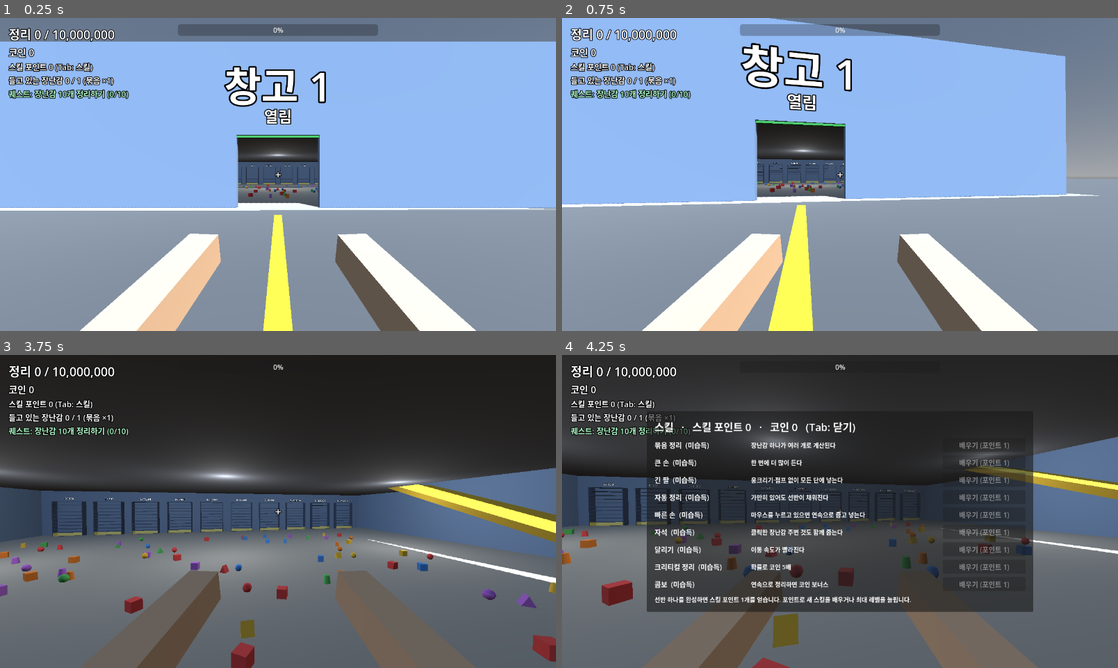
Above: before the commit, frames 1-4 (two rows, left to right).
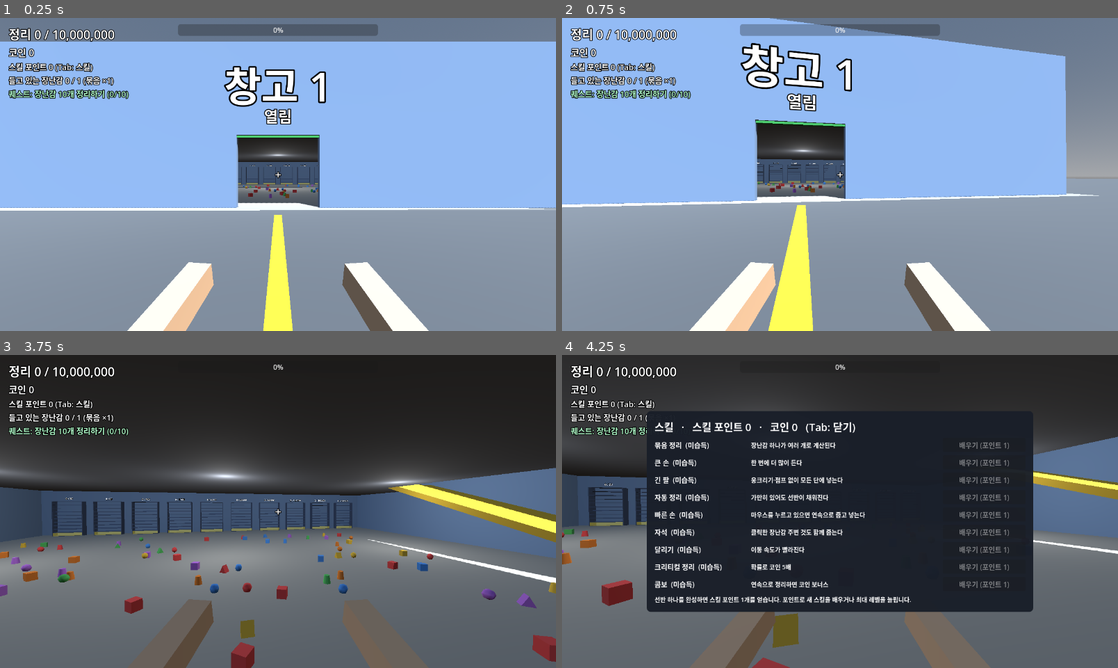
Above: after the commit, the same moments.

Repository: ohjunseon/game_221
Game: Godot game, scene res://scenes/main.tscn
Same seed, same stepped clock (60 frames per second), same inputs: the game is played once before the commit and once after it.
Inputs (mouse positions are in pixels of both pictures, inside the frame that each line leads up to):
- Up to frame 1 (0.25 s): no input
- Up to frame 2 (0.75 s): tap Enter at 0.5 s; move the mouse to (867, 174) at 0.52 s; hold W (move_forward) from 0.53 s (still down); hold Shift (crouch) from 0.53 s (still down); click (867, 174) at 0.67 s
- Up to frame 3 (3.75 s): keep holding W (move_forward); tap Space (jump) at 0.77, 1.52, 3.02 s; move the mouse to (250, 511) at 1.27 s; release Shift (crouch) at 1.28 s; tap Shift (crouch) at 1.35, 2.85 s; move the mouse to (289, 505) at 2.02 s; hold Shift (crouch) 2.03-2.78 s; move the mouse to (272, 517) at 2.77 s; click (272, 517) at 2.92 s; move the mouse to (316, 514) at 3.52 s; hold Shift (crouch) from 3.53 s (still down)
- Up to frame 4 (4.25 s): keep holding W (move_forward); keep holding Shift (crouch); tap Space (jump) at 3.77 s; tap Tab (menu) at 4.15 s

The runs differ from the first frame. In frame 1, 7.1% of the frame differs, in the area x 14-86%, y 46-100%; in frame 2, 7.1%; in frame 3, 2.8%; in frame 4, 19%, in the area x 7-85%, y 18-100%.

Commit message:
Tune balance, add simulation and capture tests, polish visuals
- Shelf capacities now start small (20, 80, 400...) so the first skill
  point arrives within minutes; skill costs and outputs retuned
- Balance simulation estimates milestone times for a nonstop player
- Capture scene saves screenshots of key views for visual checks
- Smaller arms, colored completion particles, opaque skill menu
- Update progress notes and project guide

Co-Authored-By: Claude Fable 5.2 <noreply@anthropic.com>

Diff:
--- a/scripts/autoload/game_state.gd
+++ b/scripts/autoload/game_state.gd
@@ -8,7 +8,7 @@
 const SHELF_TIERS := 10
 ## 층 하나의 선반 10개 용량. 합계 1,250,000 (8개 층 = 1,000만)
 const SHELF_CAPACITIES: Array[int] = [
-	100, 400, 1500, 5000, 15000, 40000, 90000, 180000, 330000, 588000,
+	20, 80, 400, 1500, 6000, 20000, 60000, 162000, 400000, 600000,
 ]
 ## 누적 정리 수 -> 개방되는 창고 번호
 const UNLOCK_THRESHOLDS := {
--- a/scripts/entities/player.gd
+++ b/scripts/entities/player.gd
@@ -12,7 +12,7 @@
 ## 1: 바닥·선반·문, 2: 장난감
 const RAY_MASK := 3
 const COMBO_WINDOW := 3.0
-const ARM_REST := Vector3(0.28, -0.3, -0.45)
+const ARM_REST := Vector3(0.32, -0.42, -0.55)
 
 const ACTIONS := {
 	"move_forward": KEY_W,
@@ -265,7 +265,7 @@
 	var skin := StandardMaterial3D.new()
 	skin.albedo_color = Color(0.95, 0.78, 0.62)
 	var arm_mesh := BoxMesh.new()
-	arm_mesh.size = Vector3(0.1, 0.1, 0.5)
+	arm_mesh.size = Vector3(0.09, 0.09, 0.45)
 	for side: float in [-1.0, 1.0]:
 		var arm := MeshInstance3D.new()
 		arm.mesh = arm_mesh
--- a/scripts/entities/shelf.gd
+++ b/scripts/entities/shelf.gd
@@ -140,6 +140,10 @@
 	var mesh := BoxMesh.new()
 	mesh.size = Vector3.ONE * 0.08
 	particles.mesh = mesh
+	var spark := StandardMaterial3D.new()
+	spark.albedo_color = Color(1.0, 0.85, 0.2)
+	spark.shading_mode = BaseMaterial3D.SHADING_MODE_UNSHADED
+	particles.material_override = spark
 	particles.one_shot = true
 	particles.amount = 48
 	particles.lifetime = 1.2
--- a/scripts/systems/skills.gd
+++ b/scripts/systems/skills.gd
@@ -14,13 +14,13 @@
 ]
 
 const DEFS := {
-	"bundle": {"name": "묶음 정리", "desc": "장난감 하나가 여러 개로 계산된다", "base": 60, "growth": 1.6},
-	"big_hands": {"name": "큰 손", "desc": "한 번에 더 많이 든다", "base": 40, "growth": 1.5},
+	"bundle": {"name": "묶음 정리", "desc": "장난감 하나가 여러 개로 계산된다", "base": 30, "growth": 2.0},
+	"big_hands": {"name": "큰 손", "desc": "한 번에 더 많이 든다", "base": 20, "growth": 1.8},
 	"long_arm": {"name": "긴 팔", "desc": "웅크리기·점프 없이 모든 단에 넣는다", "base": 150, "growth": 1.8},
-	"auto_sort": {"name": "자동 정리", "desc": "가만히 있어도 선반이 채워진다", "base": 300, "growth": 1.55},
+	"auto_sort": {"name": "자동 정리", "desc": "가만히 있어도 선반이 채워진다", "base": 200, "growth": 2.0},
 	"quick_hands": {"name": "빠른 손", "desc": "마우스를 누르고 있으면 연속으로 줍고 넣는다", "base": 80, "growth": 1.5},
-	"magnet": {"name": "자석", "desc": "클릭한 장난감 주변 것도 함께 줍는다", "base": 100, "growth": 1.5},
-	"sprint": {"name": "달리기", "desc": "이동 속도가 빨라진다", "base": 50, "growth": 1.5},
+	"magnet": {"name": "자석", "desc": "클릭한 장난감 주변 것도 함께 줍는다", "base": 100, "growth": 1.7},
+	"sprint": {"name": "달리기", "desc": "이동 속도가 빨라진다", "base": 50, "growth": 1.7},
 	"critical": {"name": "크리티컬 정리", "desc": "확률로 코인 5배", "base": 120, "growth": 1.6},
 	"combo": {"name": "콤보", "desc": "연속으로 정리하면 코인 보너스", "base": 120, "growth": 1.6},
 }
@@ -31,19 +31,25 @@
 	return int(DEFS[id]["base"] * pow(DEFS[id]["growth"], level - 1))
 
 
+## 초반에는 레벨당 +1, 이후에는 1.25배씩
 static func bundle(level: int) -> int:
-	return int(round(pow(1.5, level)))
+	return maxi(level + 1, int(round(pow(1.25, level))))
 
 
 static func carry(level: int) -> int:
-	return 1 + 2 * level
+	return 1 + level
 
 
 ## 초당 자동 정리 개수
 static func auto_rate(auto_level: int, bundle_level: int) -> float:
+	return auto_base(auto_level) * bundle(bundle_level)
+
+
+## 묶음을 곱하기 전의 초당 자동 정리 개수
+static func auto_base(auto_level: int) -> float:
 	if auto_level <= 0:
 		return 0.0
-	return pow(1.4, auto_level - 1) * bundle(bundle_level)
+	return 0.5 * pow(1.25, auto_level - 1)
 
 
 ## 누르고 있을 때 반복 간격(초). 0이면 반복 없음
@@ -95,7 +101,7 @@
 		"long_arm":
 			return "자세 무관, 팔 길이 %.1fm" % reach(level) if level > 0 else "자세 필요"
 		"auto_sort":
-			return "기본 초당 %.1f개 × 묶음" % pow(1.4, level - 1) if level > 0 else "없음"
+			return "기본 초당 %.1f개 × 묶음" % auto_base(level) if level > 0 else "없음"
 		"quick_hands":
 			return "%.2f초마다 반복" % repeat_interval(level) if level > 0 else "클릭만"
 		"magnet":
--- a/scripts/ui/hud.gd
+++ b/scripts/ui/hud.gd
@@ -142,6 +142,10 @@
 	_menu.set_anchors_preset(Control.PRESET_CENTER)
 	_menu.grow_horizontal = Control.GROW_DIRECTION_BOTH
 	_menu.grow_vertical = Control.GROW_DIRECTION_BOTH
+	var background := StyleBoxFlat.new()
+	background.bg_color = Color(0.1, 0.12, 0.16, 0.97)
+	background.set_corner_radius_all(10)
+	_menu.add_theme_stylebox_override("panel", background)
 	add_child(_menu)
 
 	var margin := MarginContainer.new()
--- /dev/null
+++ b/tests/balance.tscn
@@ -0,0 +1,6 @@
+[gd_scene load_steps=2 format=3]
+
+[ext_resource type="Script" path="res://tests/balance_sim.gd" id="1_balance"]
+
+[node name="Balance" type="Node"]
+script = ExtResource("1_balance")
--- /dev/null
+++ b/tests/balance_sim.gd
@@ -0,0 +1,161 @@
+extends Node
+## 밸런스 시뮬레이션: 계속 플레이하는 가상의 플레이어가 각 목표에 도달하는 시간을 추정한다.
+## 실제 조작 대신 Skills의 공식과 단순한 이동·클릭 시간 모델을 쓴다.
+## 실행: <godot> --headless --path . res://tests/balance.tscn
+
+const MAX_SECONDS := 60 * 3600
+const WALK_SECONDS := 3.5
+const CLICK_SECONDS := 0.5
+const POSTURE_SECONDS := 0.6
+const MILESTONES: Array[int] = [100, 1000, 5000, 10000, 100000, 1000000, 5000000, 10000000]
+const LEARN_ORDER: Array[String] = [
+	"bundle", "big_hands", "auto_sort", "long_arm", "magnet",
+	"quick_hands", "sprint", "critical", "combo",
+]
+## 한계 돌파에 포인트를 쓸 가치가 있는 스킬
+const BREAK_ORDER: Array[String] = ["bundle", "auto_sort", "big_hands", "magnet"]
+
+var _levels: Dictionary = {}
+var _caps: Dictionary = {}
+var _points: int = 0
+var _coins: float = 0.0
+var _total: int = 0
+var _stored: Dictionary = {}
+var _unlocked: Array[int] = [1]
+
+
+func _ready() -> void:
+	SaveManager.enabled = false
+	var next_milestone := 0
+	var carry_over := 0.0
+	var second := 0
+	while second < MAX_SECONDS and _total < GameState.TOTAL_TOYS:
+		second += 1
+		var manual := _manual_rate()
+		var auto := Skills.auto_rate(_level("auto_sort"), _level("bundle"))
+		carry_over += manual + auto
+		var amount := int(carry_over)
+		carry_over -= amount
+		var stored := _store(amount)
+		var manual_share := manual / maxf(manual + auto, 0.0001)
+		_coins += stored * (manual_share * _manual_coin_mult() + (1.0 - manual_share))
+		_spend()
+		while next_milestone < MILESTONES.size() and _total >= MILESTONES[next_milestone]:
+			print("%10s개: %s  (수동 %.1f/s, 자동 %.1f/s, 묶음 Lv%d, 자동 Lv%d)" % [
+				Skills.fmt(MILESTONES[next_milestone]), _clock(second), manual, auto,
+				_level("bundle"), _level("auto_sort"),
+			])
+			next_milestone += 1
+	if _total < GameState.TOTAL_TOYS:
+		print("미완료: %s 시점에 %s개" % [_clock(second), Skills.fmt(_total)])
+	print("BALANCE DONE")
+	get_tree().quit(0)
+
+
+func _level(id: String) -> int:
+	return int(_levels.get(id, 0))
+
+
+## 한 번 왕복(줍기 → 걷기 → 넣기)으로 정리하는 초당 개수
+func _manual_rate() -> float:
+	var carry := Skills.carry(_level("big_hands"))
+	var click := CLICK_SECONDS
+	var interval := Skills.repeat_interval(_level("quick_hands"))
+	if interval > 0.0:
+		click = interval
+	var picks := ceilf(float(carry) / (1.0 + _level("magnet")))
+	var cycle := WALK_SECONDS / Skills.speed_mult(_level("sprint")) + picks * click + click
+	if _level("long_arm") <= 0:
+		cycle += POSTURE_SECONDS
+	return carry * Skills.bundle(_level("bundle")) / cycle
+
+
+func _manual_coin_mult() -> float:
+	var crit := Skills.crit_chance(_level("critical")) * (Skills.CRIT_MULTIPLIER - 1.0)
+	var combo := Skills.MAX_COMBO * 0.5 * Skills.combo_step(_level("combo"))
+	return (1.0 + crit) * (1.0 + combo)
+
+
+## 열려 있는 층의 선반 중 가장 작은 것부터 채운다.
+func _store(amount: int) -> int:
+	var remaining := amount
+	while remaining > 0:
+		var best_key := ""
+		var best_space := 0
+		var best_capacity := 0
+		for warehouse_id in _unlocked:
+			for floor_index in GameState.FLOORS_PER_WAREHOUSE:
+				if floor_index == 1 and not _floor_done(warehouse_id, 0):
+					continue
+				for shelf_index in GameState.SHELVES_PER_FLOOR:
+					var key := GameState.shelf_key(warehouse_id, floor_index, shelf_index)
+					var capacity := GameState.SHELF_CAPACITIES[shelf_index]
+					var space := capacity - int(_stored.get(key, 0))
+					if space > 0 and (best_key == "" or capacity < best_capacity):
+						best_key = key
+						best_space = space
+						best_capacity = capacity
+		if best_key == "":
+			break
+		var put := mini(remaining, best_space)
+		_stored[best_key] = int(_stored.get(best_key, 0)) + put
+		remaining -= put
+		_total += put
+		if put == best_space:
+			_points += 1
+		for threshold: int in GameState.UNLOCK_THRESHOLDS:
+			var warehouse_id: int = GameState.UNLOCK_THRESHOLDS[threshold]
+			if _total >= threshold and warehouse_id not in _unlocked:
+				_unlocked.append(warehouse_id)
+	return amount - remaining
+
+
+func _floor_done(warehouse_id: int, floor_index: int) -> bool:
+	for shelf_index in GameState.SHELVES_PER_FLOOR:
+		var key := GameState.shelf_key(warehouse_id, floor_index, shelf_index)
+		if int(_stored.get(key, 0)) < GameState.SHELF_CAPACITIES[shelf_index]:
+			return false
+	return true
+
+
+## 포인트는 새 스킬 → 한계 돌파 순으로, 코인은 가장 싼 강화부터 쓴다.
+func _spend() -> void:
+	while _points > 0:
+		var spent := false
+		for id in LEARN_ORDER:
+			if _level(id) <= 0:
+				_levels[id] = 1
+				_caps[id] = Skills.CAP_PER_POINT
+				_points -= 1
+				spent = true
+				break
+		if spent:
+			continue
+		for id in BREAK_ORDER:
+			if _level(id) >= int(_caps[id]):
+				_caps[id] = int(_caps[id]) + Skills.CAP_PER_POINT
+				_points -= 1
+				spent = true
+				break
+		if not spent:
+			break
+	while true:
+		var cheapest := ""
+		var price := 0
+		for id in LEARN_ORDER:
+			var level := _level(id)
+			if level <= 0 or level >= int(_caps[id]):
+				continue
+			var cost := Skills.cost(id, level)
+			if cheapest == "" or cost < price:
+				cheapest = id
+				price = cost
+		if cheapest == "" or _coins < price:
+			break
+		_coins -= price
+		_levels[cheapest] = _level(cheapest) + 1
+
+
+func _clock(seconds: int) -> String:
+	@warning_ignore("integer_division")
+	return "%d시간 %02d분 %02d초" % [seconds / 3600, seconds / 60 % 60, seconds % 60]
--- /dev/null
+++ b/tests/capture.gd
@@ -0,0 +1,68 @@
+extends Node
+## 화면 확인용: 실제 창으로 실행해 주요 장면을 build/shots/ 에 PNG로 저장한다.
+## 실행: <godot> --path . res://tests/capture.tscn
+
+const OUT_DIR := "res://build/shots"
+
+var _main: Node
+var _player: CharacterBody3D
+
+
+func _ready() -> void:
+	SaveManager.enabled = false
+	GameState.reset()
+	DirAccess.make_dir_recursive_absolute(ProjectSettings.globalize_path(OUT_DIR))
+	_main = load("res://scenes/main.tscn").instantiate()
+	add_child(_main)
+	_player = _main.get_node("Player")
+	await _wait(20)
+	await _shot("1_start")
+
+	# 창고 1 안, 선반 앞
+	for i in 3:
+		GameState.store_in_shelf(1, 0, i, 10_000)
+	GameState.store_in_shelf(1, 0, 3, 700)
+	_look_from(Vector3(-7.0, 0.9, -46.0), 0.35, -0.05)
+	await _wait(20)
+	await _shot("2_shelves")
+
+	# 스킬 메뉴
+	GameState.learn("bundle")
+	GameState.learn("long_arm")
+	GameState.add_coins(500)
+	_main.get_node("HUD")._set_menu_open(true)
+	await _wait(10)
+	await _shot("3_menu")
+	_main.get_node("HUD")._set_menu_open(false)
+
+	# 2층으로 가는 경사로와 문 쪽
+	_look_from(Vector3(6.0, 0.9, -34.0), -1.0, 0.1)
+	await _wait(10)
+	await _shot("4_ramp")
+
+	# 와르르
+	GameState.auto_store(10_000)
+	_look_from(Vector3(-8.0, 0.9, 6.0), PI / 2.0 + 0.5, 0.0)
+	await _wait(90)
+	await _shot("5_wareureu")
+
+	print("CAPTURE DONE")
+	get_tree().quit(0)
+
+
+func _look_from(at: Vector3, yaw: float, pitch: float) -> void:
+	_player.global_position = at
+	_player.velocity = Vector3.ZERO
+	_player.rotation.y = yaw
+	_player.head.rotation.x = pitch
+
+
+func _wait(frames: int) -> void:
+	for i in frames:
+		await get_tree().process_frame
+
+
+func _shot(shot_name: String) -> void:
+	await RenderingServer.frame_post_draw
+	var image := get_viewport().get_texture().get_image()
+	image.save_png(ProjectSettings.globalize_path("%s/%s.png" % [OUT_DIR, shot_name]))
--- /dev/null
+++ b/tests/capture.tscn
@@ -0,0 +1,6 @@
+[gd_scene load_steps=2 format=3]
+
+[ext_resource type="Script" path="res://tests/capture.gd" id="1_capture"]
+
+[node name="Capture" type="Node"]
+script = ExtResource("1_capture")
--- a/tests/smoke_test.gd
+++ b/tests/smoke_test.gd
@@ -52,7 +52,7 @@
 		player.carried = 1
 		if not player.try_place(shelf, posture):
 			break
-	_check(shelf.is_full() and GameState.total_sorted == 100, "첫 선반 100개 완성")
+	_check(shelf.is_full() and GameState.total_sorted == shelf.capacity(), "첫 선반 완성")
 	_check(postures_used.size() == 3, "세 자세 모두 사용")
 	_check(GameState.skill_points == 1, "선반 완성 시 스킬 포인트 1")
 	player.carried = 1
@@ -74,13 +74,13 @@
 		GameState.upgrade("bundle")
 	_check(GameState.level("bundle") == 10, "레벨 한계 10 (실제 %d)" % GameState.level("bundle"))
 	_check(GameState.breakthrough("bundle") and GameState.cap("bundle") == 20, "한계 돌파로 20")
-	_check(player.carry_capacity() == 3, "큰 손 Lv1: 3개 들기")
-	player.carried = 3
+	_check(player.carry_capacity() == 2, "큰 손 Lv1: 2개 들기")
+	player.carried = 2
 	var before := GameState.total_sorted
 	player.try_place(second, Shelf.Posture.STAND)
 	_check(
-		GameState.total_sorted - before == 3 * Skills.bundle(10),
-		"묶음 Lv10: 3개가 %d개로 계산" % (3 * Skills.bundle(10))
+		GameState.total_sorted - before == 2 * Skills.bundle(10),
+		"묶음 Lv10: 2개가 %d개로 계산" % (2 * Skills.bundle(10))
 	)
 
 	# 창고 해금, 문, 와르르
Not shown, changed: CLAUDE.md
Not shown, changed: GDD.md
Not shown, changed: PROGRESS.md
